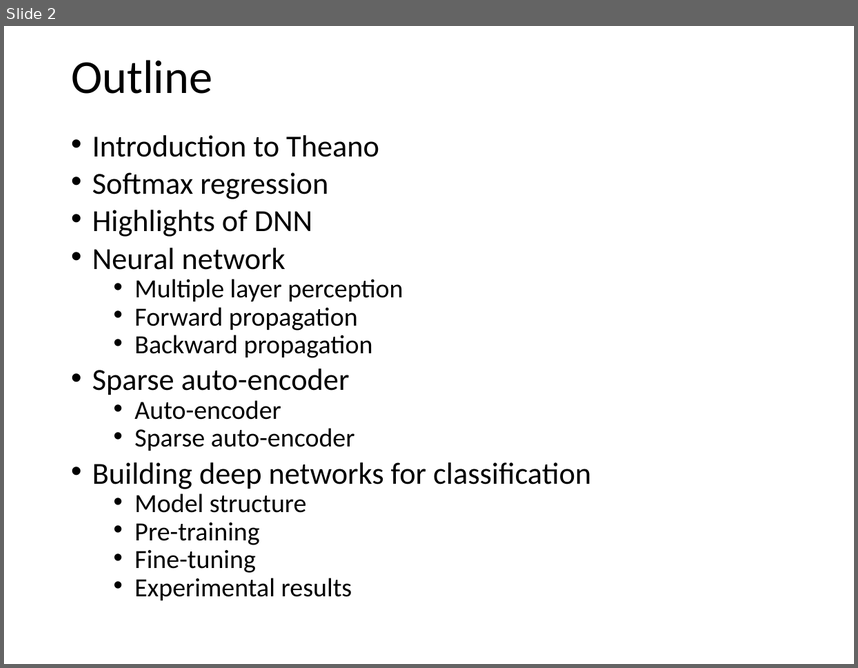
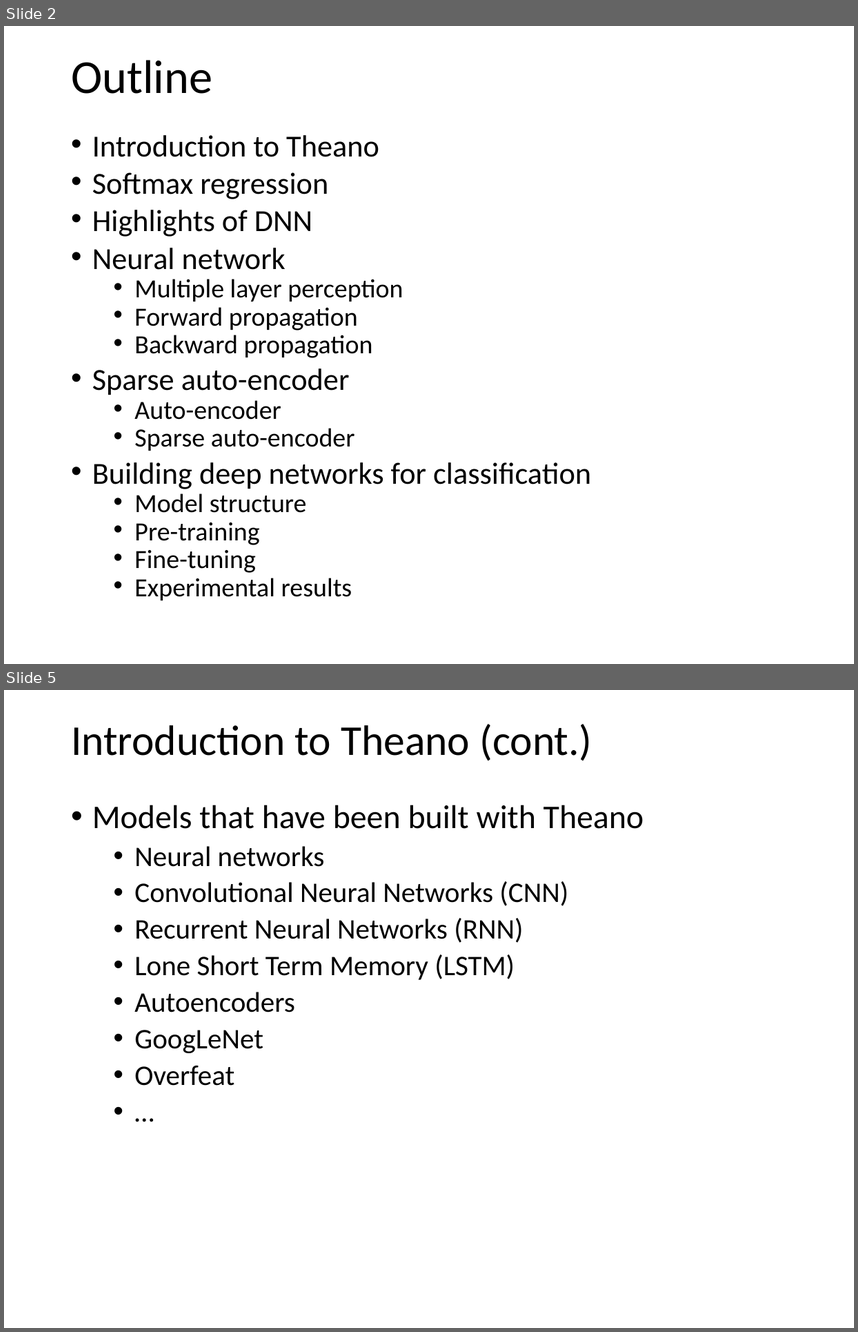
Before and after one commit to taiqing/workshop_dnn, a slide deck: workshop_talk_dnn.pptx. Shown one above the other, each under a label of ours: slide 2 before the commit, slides 2 and 5 after it; the slides between them are not shown. The pictures are 858x668 and 858x1332 pixels, drawn with LibreOffice and Linux fonts; fonts in the diff are those of the drawing. Boxes give left, top, right and bottom in pixels: in the first picture for what was removed or moved away, otherwise in the second. Text is boxed around its words. In the diff, an @@ line names an element or a change of style, - is before the commit and + after.

```diff
--- a/workshop_talk_dnn.pptx
+++ b/workshop_talk_dnn.pptx
@@ slide 5 added at [4,690,854,1328], background #FFFFFF @@
@@ title added at [71,724,592,761], 36 pt, text #000000 @@
+Introduction to Theano (cont.)
@@ text added at [92,805,644,1085], 24 pt, text #000000 @@
+• Models that have been built with Theano
+  • Neural networks
+  • Convolutional Neural Networks (CNN)
+  • Recurrent Neural Networks (RNN)
+  • Lone Short Term Memory (LSTM)
+  • Autoencoders
+  • GoogLeNet
+  • Overfeat
+  • …
```
Also in this commit, not shown: 7 other slides added, 4 other files.
